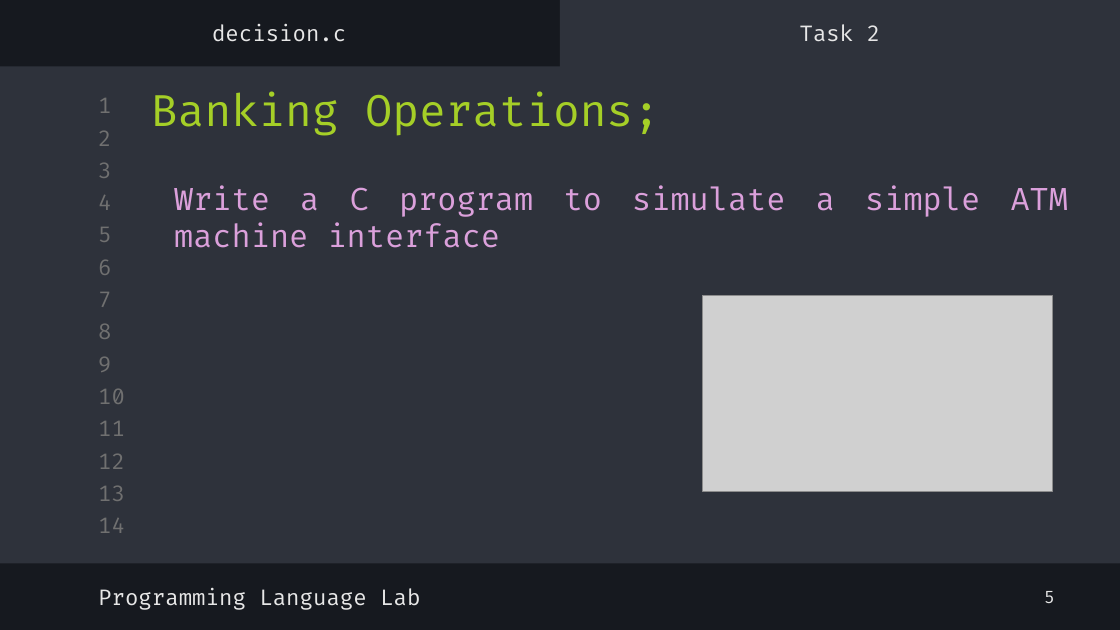
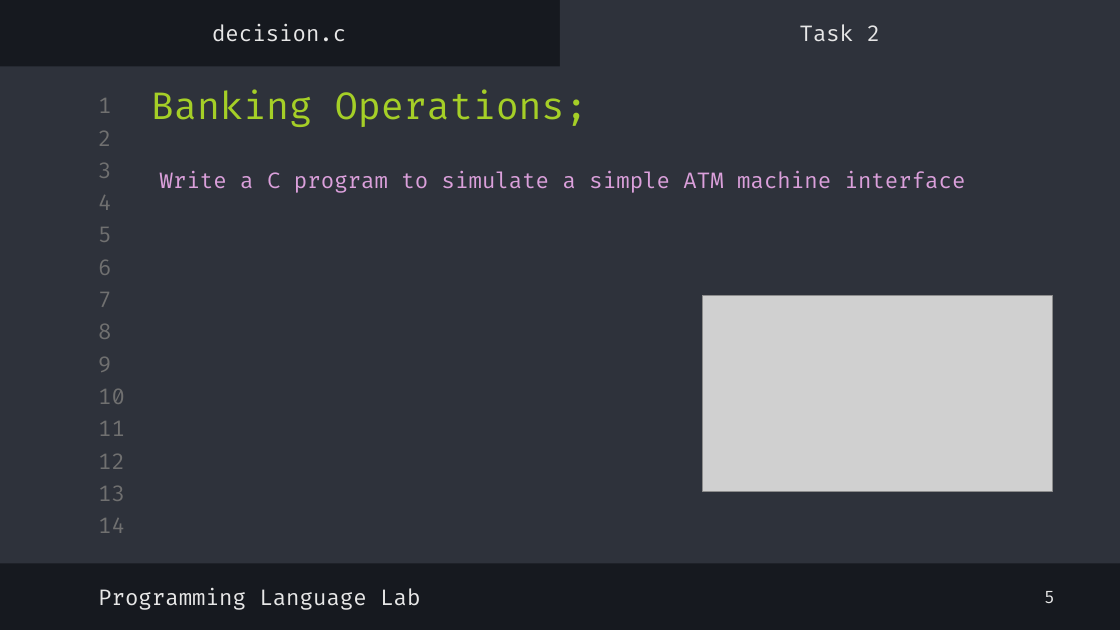
Before and after one commit to shayan-naghizadeh/C-Lab-AUT, a slide deck: slide 7 of slides/4.Decision/Decision.pptx. Drawn at 1120x630 pixels with LibreOffice and Linux fonts; fonts in the diff are those of the drawing; grey boxes stand for pictures. Boxes give left, top, right and bottom in pixels: in the first picture for what was removed or moved away, otherwise in the second. Text is boxed around its words. In the diff, an @@ line names an element or a change of style, - is before the commit and + after.

```diff
--- a/slides/4.Decision/Decision.pptx
+++ b/slides/4.Decision/Decision.pptx
@@ title "Banking Operations;" at box(151, 89, 588, 127): size 28 to 24 pt @@
@@ text "Write a C program to ...": place and size @@
-text "Write a C program to ..." at box(174, 185, 1068, 248)
+text "Write a C program to ..." at box(160, 171, 966, 193)
@@ text "Write a C program to ..." at box(160, 171, 966, 193): size 20 to 14 pt @@
```
Also in this commit, not shown: 8 other slides changed, 3 other files.
